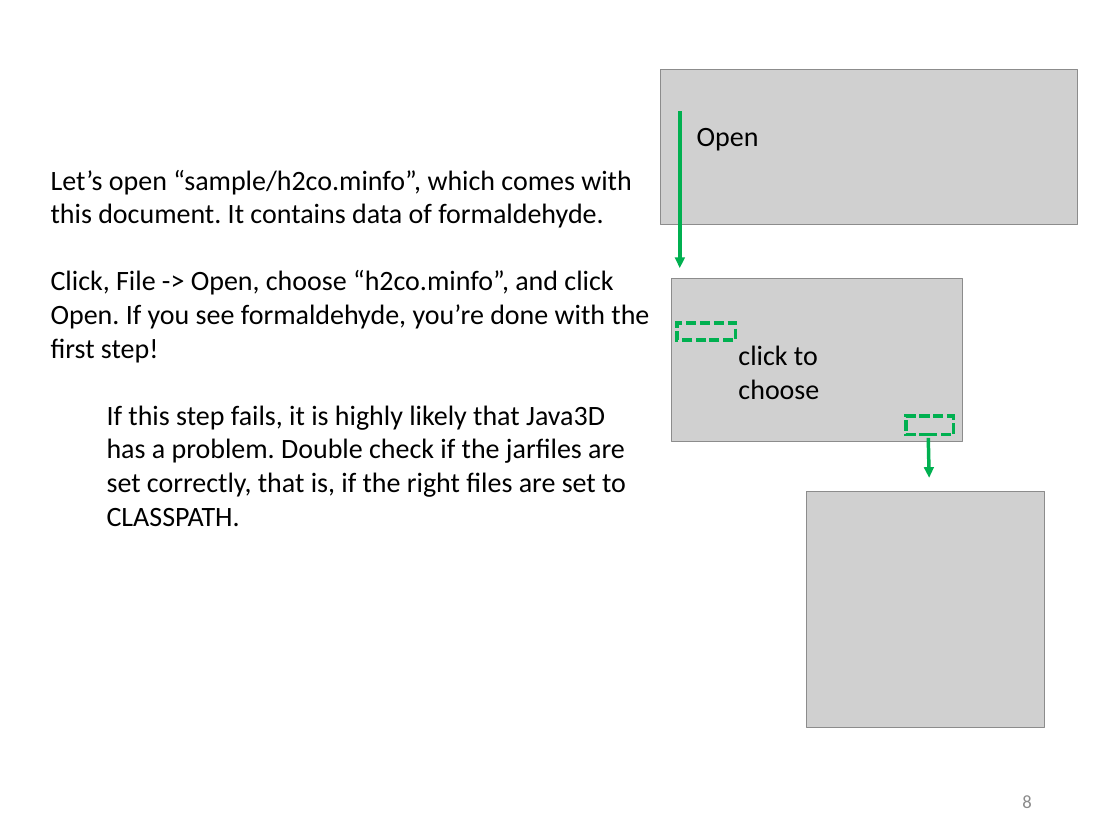
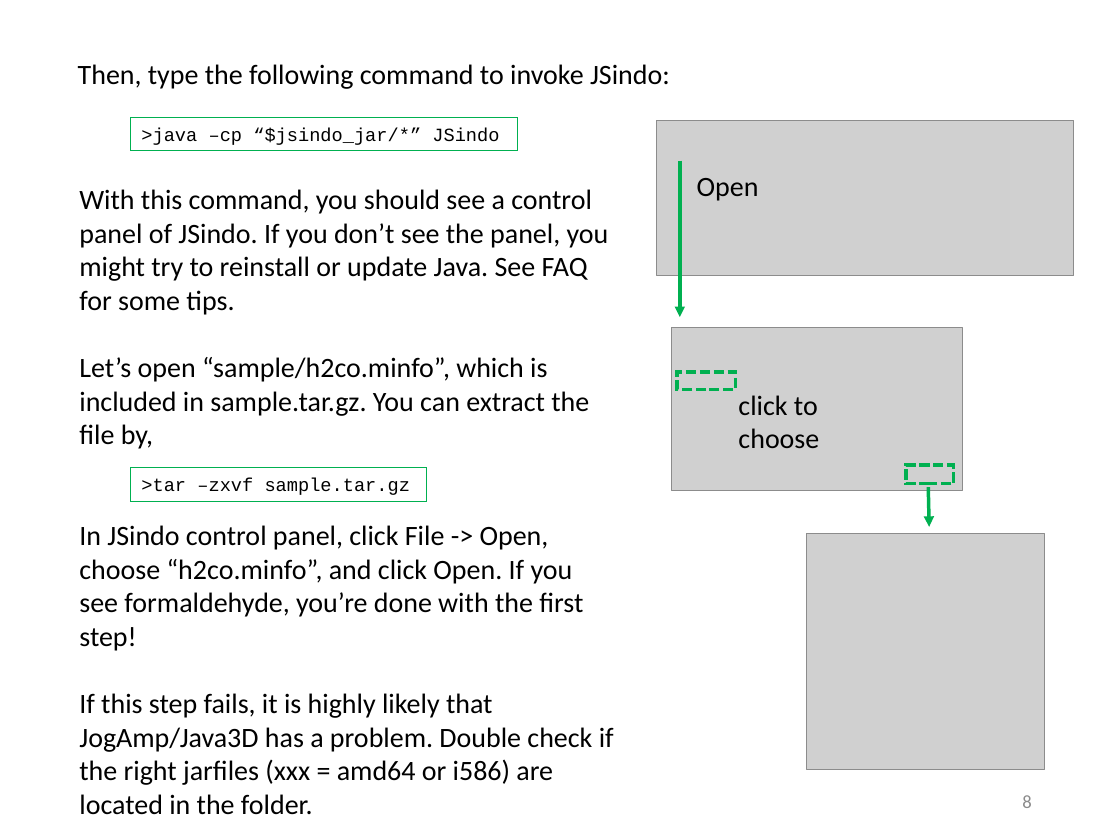
Before and after one commit to yagikiyoshi/sindo, a slide deck: slide 9 of doc/JSindo/install_linux.pptx. Drawn at 1120x840 pixels with LibreOffice and Linux fonts; fonts in the diff are those of the drawing; grey boxes stand for pictures. Boxes give left, top, right and bottom in pixels: in the first picture for what was removed or moved away, otherwise in the second. Text is boxed around its words. In the diff, an @@ line names an element or a change of style, - is before the commit and + after.

Commit message:
modified install document for JSindo

```diff
--- a/doc/JSindo/install_linux.pptx
+++ b/doc/JSindo/install_linux.pptx
@@ text added at [78, 64, 670, 89], 18 pt, text #000000 @@
+Then, type the following command to invoke JSindo:
@@ rectangle added at [130, 116, 517, 150], outline #00B050 0.75 pt, 12 pt, text #000000 @@
+>java –cp “$jsindo_jar/*” JSindo
@@ picture: place and size @@
-picture at [661, 69, 1077, 225]
+picture at [656, 121, 1073, 277]
@@ text at [79, 189, 614, 815]: text changed @@
-Let’s open “sample/h2co.minfo”, which comes with this document. It contains data of formaldehyde.
-Click, File -> Open, choose “h2co.minfo”, and click Open. If you see formaldehyde, you’re done with the first step!
-  If this step fails, it is highly likely that Java3D has a problem. Double check if the jarfiles are set correctly, that is, if the right files are set to CLASSPATH.
+With this command, you should see a control panel of JSindo. If you don’t see the panel, you might try to reinstall or update Java. See FAQ for some tips.
+Let’s open “sample/h2co.minfo”, which is included in sample.tar.gz. You can extract the file by,
+In JSindo control panel, click File -> Open, choose “h2co.minfo”, and click Open. If you see formaldehyde, you’re done with the first step!
+If this step fails, it is highly likely that JogAmp/Java3D has a problem. Double check if the right jarfiles (xxx = amd64 or i586) are located in the folder.
@@ rectangle added at [130, 467, 426, 501], outline #00B050 0.75 pt, 12 pt, text #000000 @@
+>tar –zxvf sample.tar.gz
@@ 2 texts, 2 arrows, 2 rectangles, 1 picture: place and size @@
-2 texts, 2 arrows, 2 rectangles, 1 picture at [671, 111, 962, 477]
+2 texts, 2 arrows, 2 rectangles, 1 picture at [671, 160, 962, 526]
@@ picture: place and size @@
-picture at [806, 492, 1044, 728]
+picture at [806, 533, 1044, 769]
```
Also in this commit, not shown: 5 other slides changed, 3 slides added, 3 slides removed, 6 other files.
